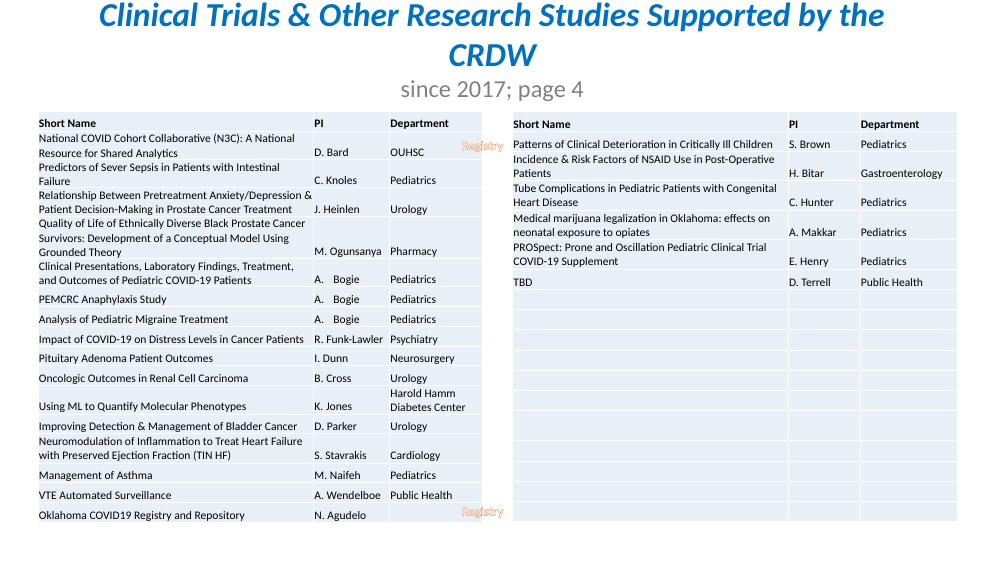
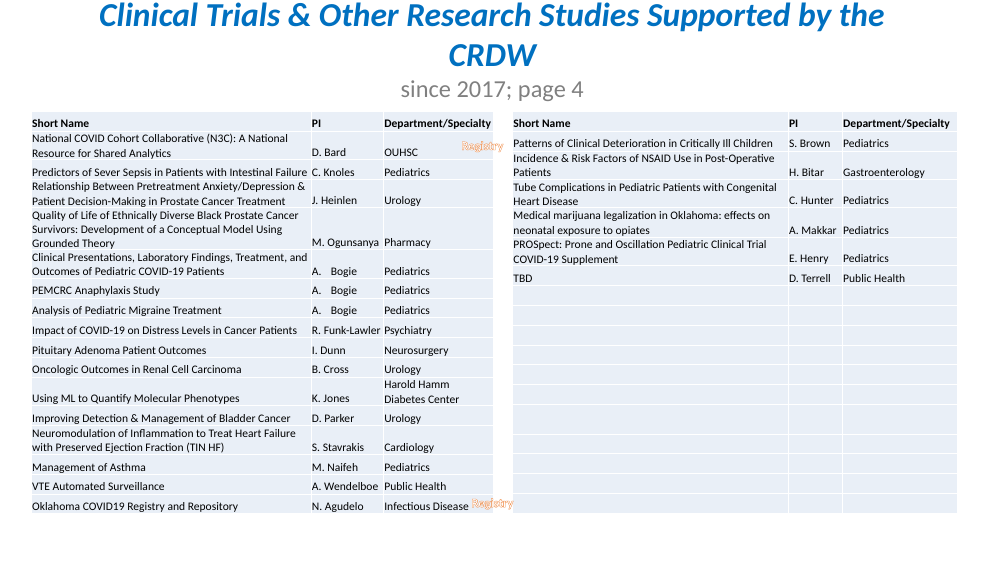
Before and after one commit to OuhscBbmc/prairie-outpost-public, a slide deck: slide 10 of publications/presentation-2021-02-aac/crdw-2021-02.pptx. Drawn at 1008x567 pixels with LibreOffice and Linux fonts; fonts in the diff are those of the drawing. Boxes give left, top, right and bottom in pixels: in the first picture for what was removed or moved away, otherwise in the second. Text is boxed around its words. In the diff, an @@ line names an element or a change of style, - is before the commit and + after.

```diff
--- a/publications/presentation-2021-02-aac/crdw-2021-02.pptx
+++ b/publications/presentation-2021-02-aac/crdw-2021-02.pptx
@@ table at [32,111,494,516] @@
-row 1, column 3: Department
+row 1, column 3: Department/Specialty
-row 17, column 3: 
+row 17, column 3: Infectious Disease
@@ table: place and size @@
-table at [39,111,484,525]
+table at [32,111,494,516]
@@ table at [513,111,957,513] @@
-row 1, column 3: Department
+row 1, column 3: Department/Specialty
@@ text "Registry": place and size @@
-text "Registry" at [461,507,503,518]
+text "Registry" at [471,498,513,510]
```
Also in this commit, not shown: 25 other slides changed, 1 slide removed.
